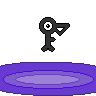
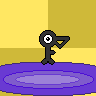
Layered file, before and after one edit (96x96). Changes by layer:
pixels changed over bbox(0, 0, 96, 96) (layer not identified)